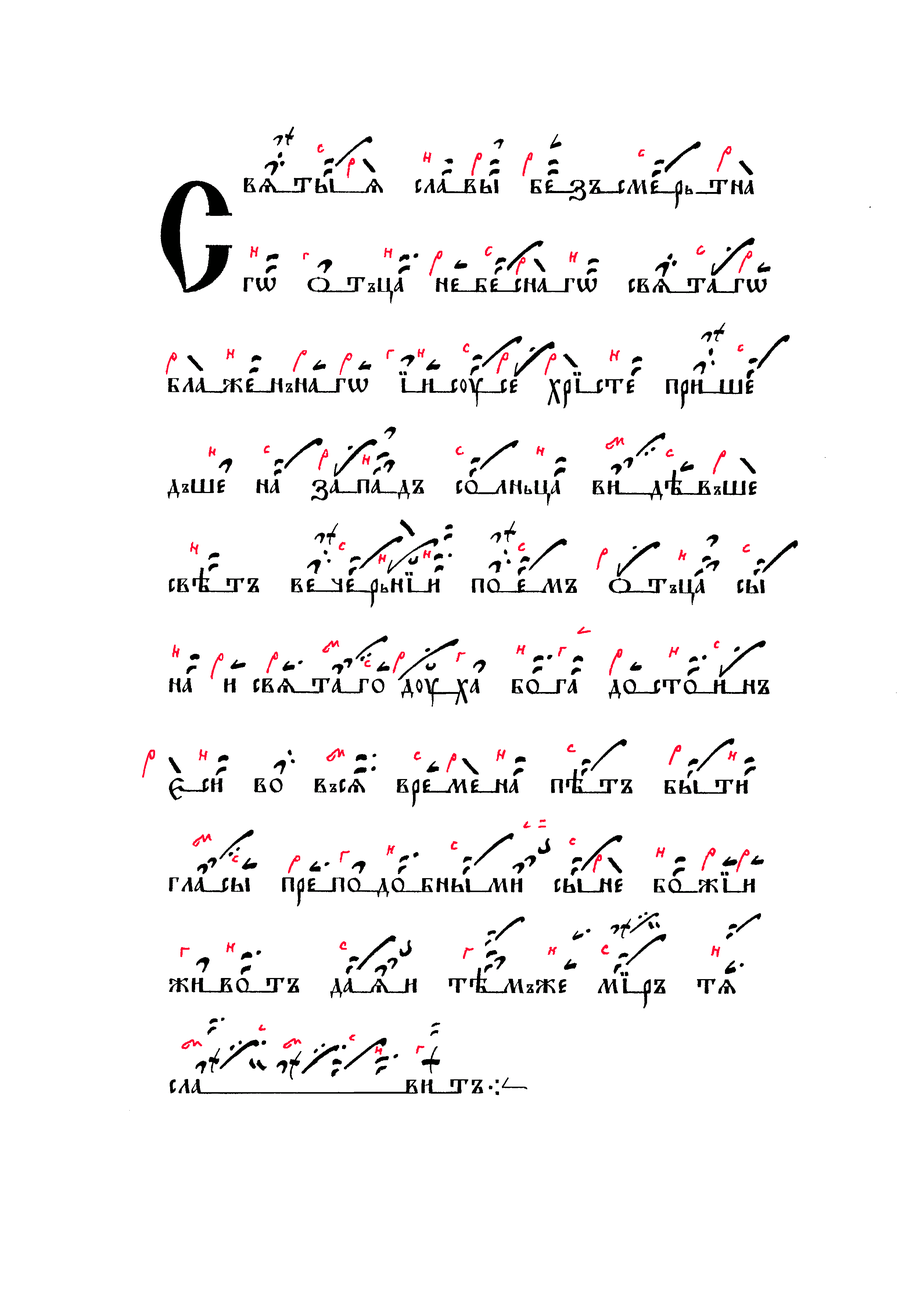
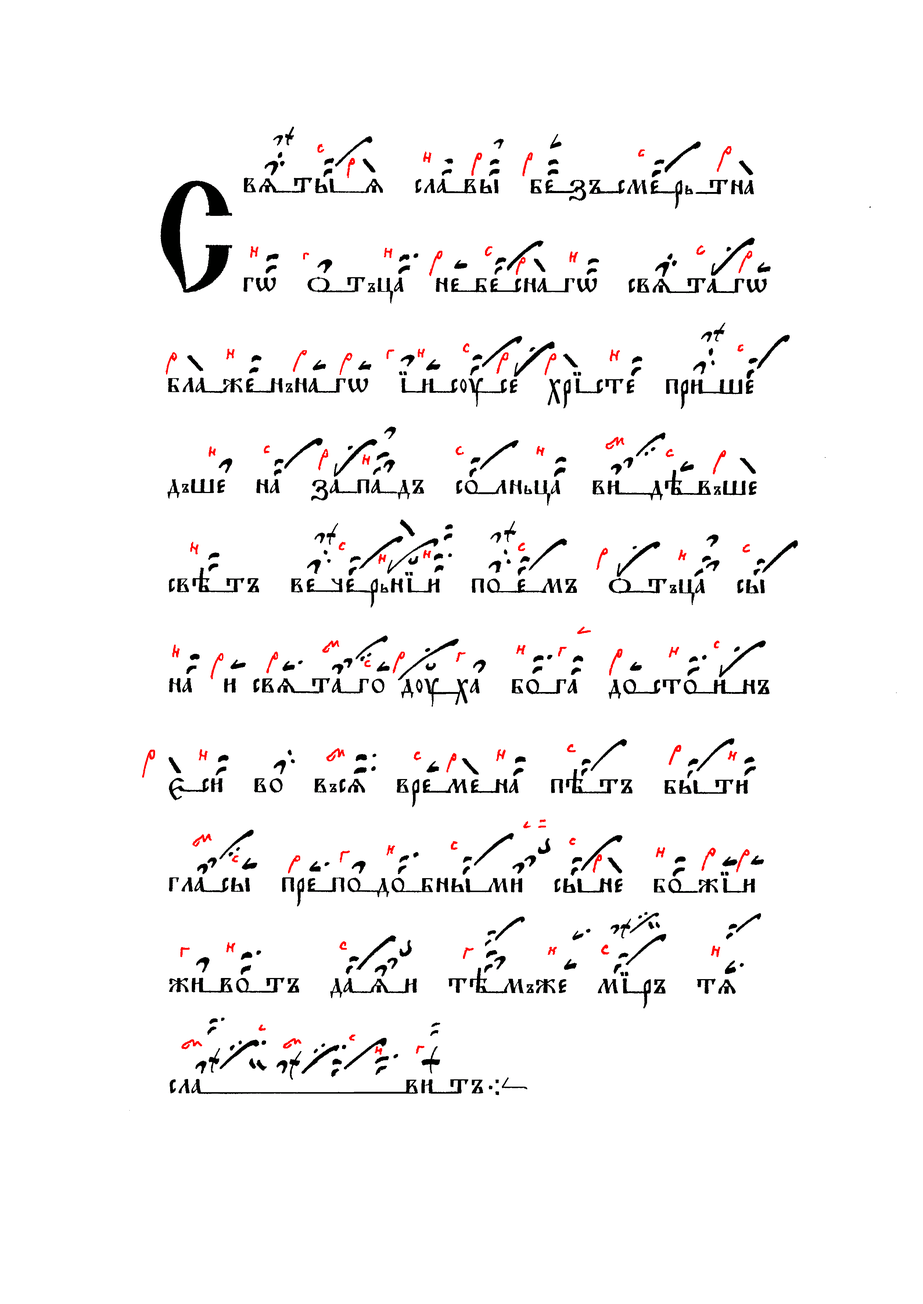
Layer changes from the first w=923, h=1304 image to the second:
painted on "Червила" over [142, 143, 752, 1056]
